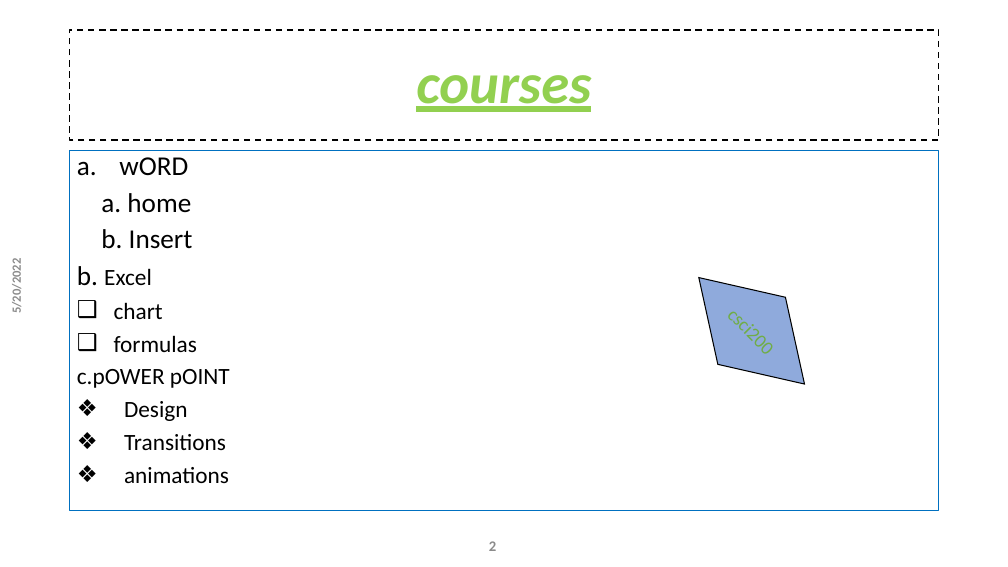
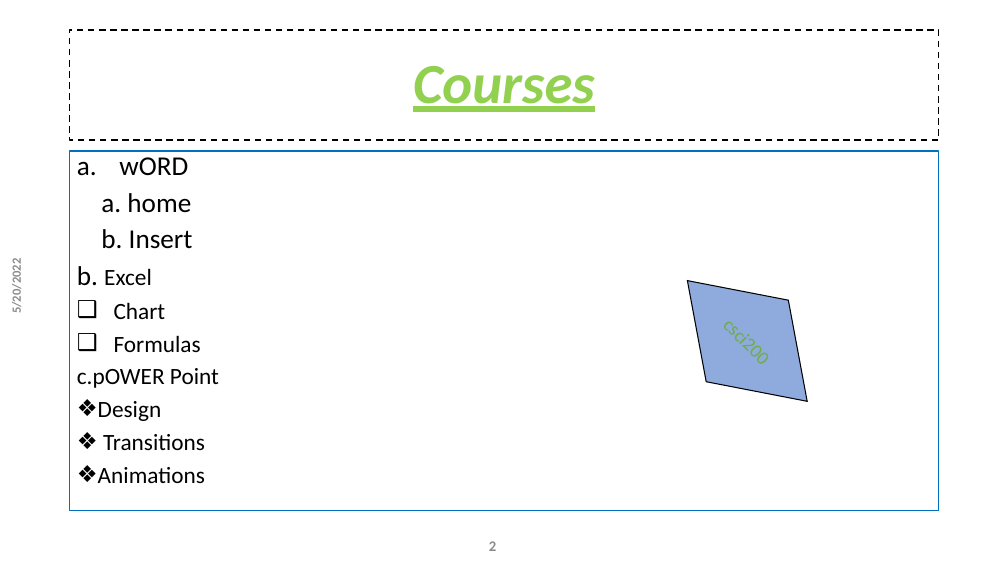
Before and after one commit to taha4235/exam, a slide deck: slide 2 of exam power point.pptx. Drawn at 1008x567 pixels with LibreOffice and Linux fonts; fonts in the diff are those of the drawing. Boxes give left, top, right and bottom in pixels: in the first picture for what was removed or moved away, otherwise in the second. Text is boxed around its words. In the diff, an @@ line names an element or a change of style, - is before the commit and + after.

```diff
--- a/exam power point.pptx
+++ b/exam power point.pptx
@@ title at <box>413,66,595,112</box>: text changed @@
-courses
+Courses
@@ text "wORD" at <box>70,151,939,511</box>: outline #0070C0 1 pt to #0070C0 1.5 pt @@
@@ diamond "csci200": place and size @@
-diamond "csci200" at <box>665,245,838,418</box>
+diamond "csci200" at <box>647,240,848,442</box>
@@ text at <box>77,302,219,388</box>: text changed @@
-❑ chart
-❑ formulas
-c.pOWER pOINT
+❑ Chart
+❑ Formulas
+c.pOWER Point
@@ text at <box>98,467,205,483</box>: text changed @@
-❖ animations
+❖ Animations
```
Also in this commit, not shown: 2 other slides changed.
